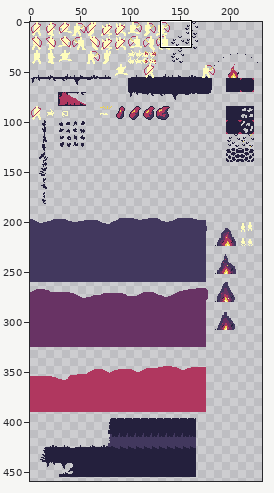
Edited in one commit: sprite sheet (graphics/spritesheet.png). Above: a wide view before the commit, with the close-up outlined.
Close-up. Before the edit:
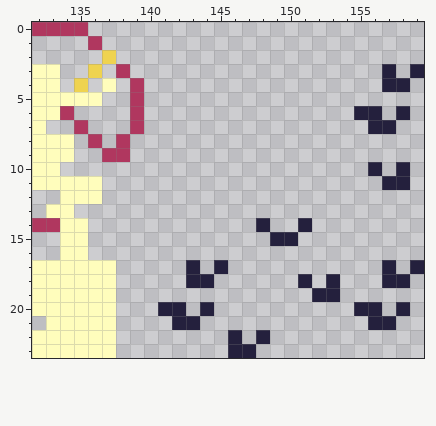
The file is 232x500 pixels. Shown: x 132..159, y 0..23. The wide view leaves out empty margins.
Once edited:
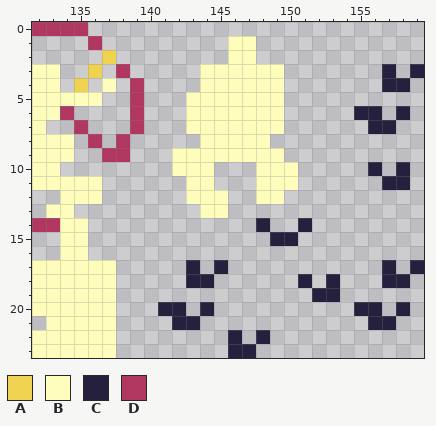
Palette (. is transparent): A #efd350  B #fffdbc  C #24203d  D #b0375f
Difference:
Colour B now appears in rows 1 to 2 at x 146 to 147; in rows 3 to 4 at x 144 to 149; in rows 5 to 7 at x 143 to 149; in row 8 at x 144 to 148; in row 9 at x 142 to 149; in row 10 at x 142 to 144 and 148 to 150.
Colour B now appears in row 11 at x 143 to 144 and 148 to 150; in row 12 at x 143 to 145 and 148 to 149; in row 13 at x 144 to 145.
Changed places in both close-ups, as pixel boxes (x1, y1, x2, y2):
added: (172, 36, 298, 218)
